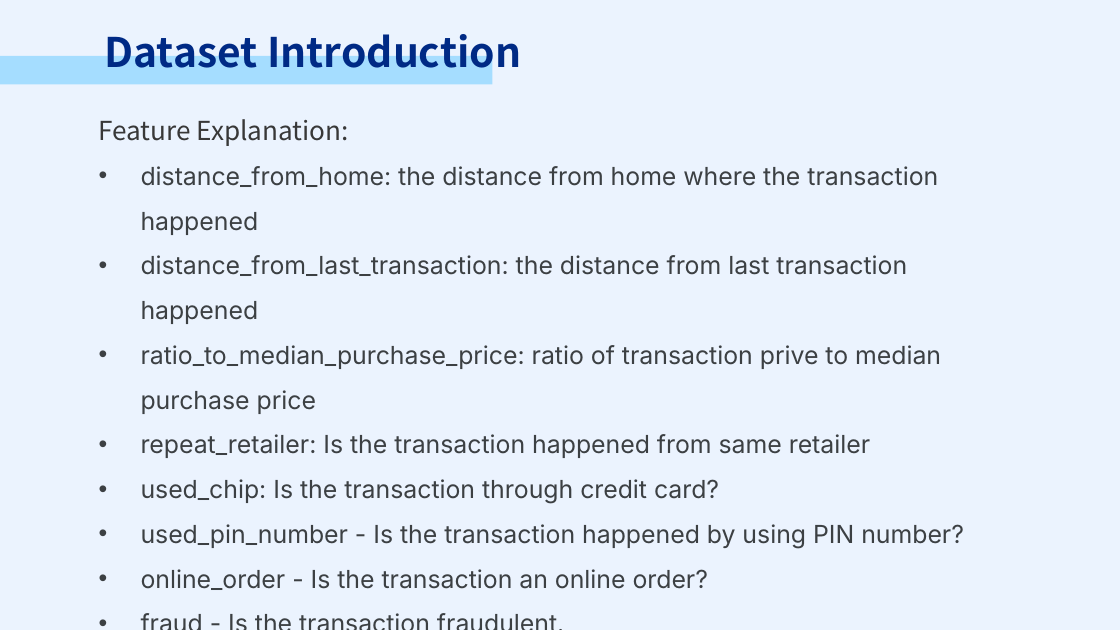
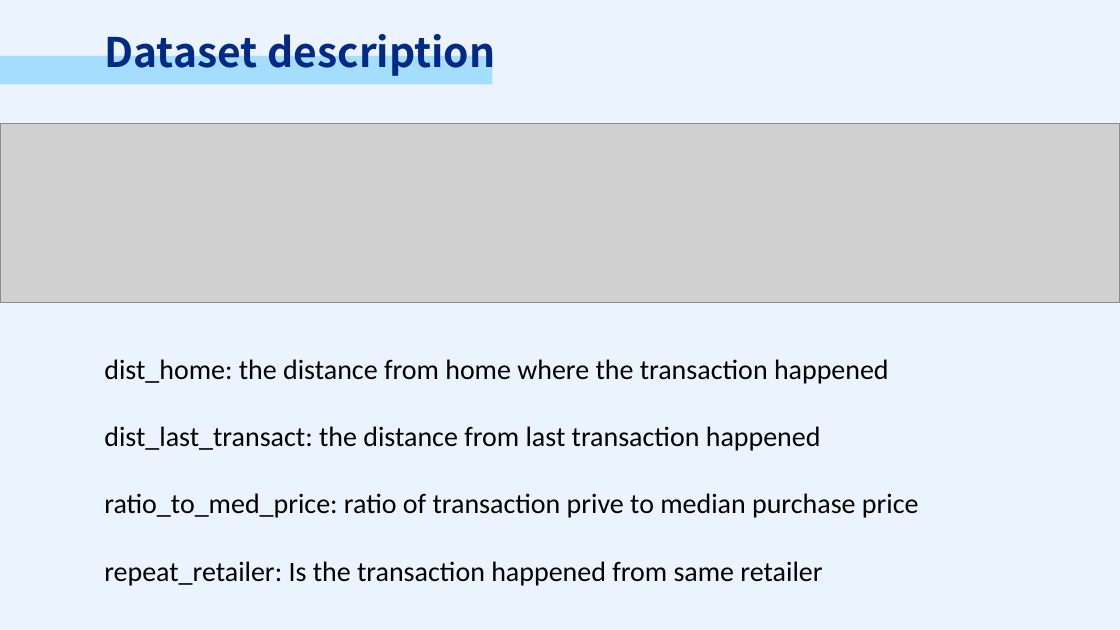
Before and after one commit to PSTAT197-F23/PSTAT197A_FP_Group1, a slide deck: slide 5 of scripts/drafts/PRESENTATION.pptx. Drawn at 1120x630 pixels with LibreOffice and Linux fonts; fonts in the diff are those of the drawing; grey boxes stand for pictures. Boxes give left, top, right and bottom in pixels: in the first picture for what was removed or moved away, otherwise in the second. Text is boxed around its words. In the diff, an @@ line names an element or a change of style, - is before the commit and + after.

Commit message:
update ppt

```diff
--- a/scripts/drafts/PRESENTATION.pptx
+++ b/scripts/drafts/PRESENTATION.pptx
@@ text at <box>104,25,495,78</box>: text changed @@
-Dataset Introduction
+Dataset description
@@ picture added at <box>0,123,1120,301</box> @@
@@ text "dist_home: the distance from home ...": place and size @@
-text "dist_home: the distance from home ..." at <box>99,119,964,590</box>
+text "dist_home: the distance from home ..." at <box>104,359,919,586</box>
@@ text at <box>104,359,919,518</box>: text changed; size 16 to 18 pt; font Inter to Calibri; text colour #3C4043 to #000000 @@
-Feature Explanation:
-• distance_from_home: the distance from home where the transaction happened
-• distance_from_last_transaction: the distance from last transaction happened
-• ratio_to_median_purchase_price: ratio of transaction prive to median purchase price
+dist_home: the distance from home where the transaction happened
+dist_last_transact: the distance from last transaction happened
+ratio_to_med_price: ratio of transaction prive to median purchase price
@@ text at <box>141,479,964,590</box>: paragraphs removed @@
-• used_chip: Is the transaction through credit card?
-• used_pin_number - Is the transaction happened by using PIN number?
-• online_order - Is the transaction an online order?
-• fraud - Is the transaction fraudulent.
@@ text at <box>104,561,822,586</box>: size 16 to 18 pt, font Inter to Calibri, text colour #3C4043 to #000000 in "repeat_retailer: Is the transaction happened from same ..."; bullet • to none; line spacing 1.5 to 1 @@
```
Also in this commit, not shown: 1 slide added, 2 other files.
